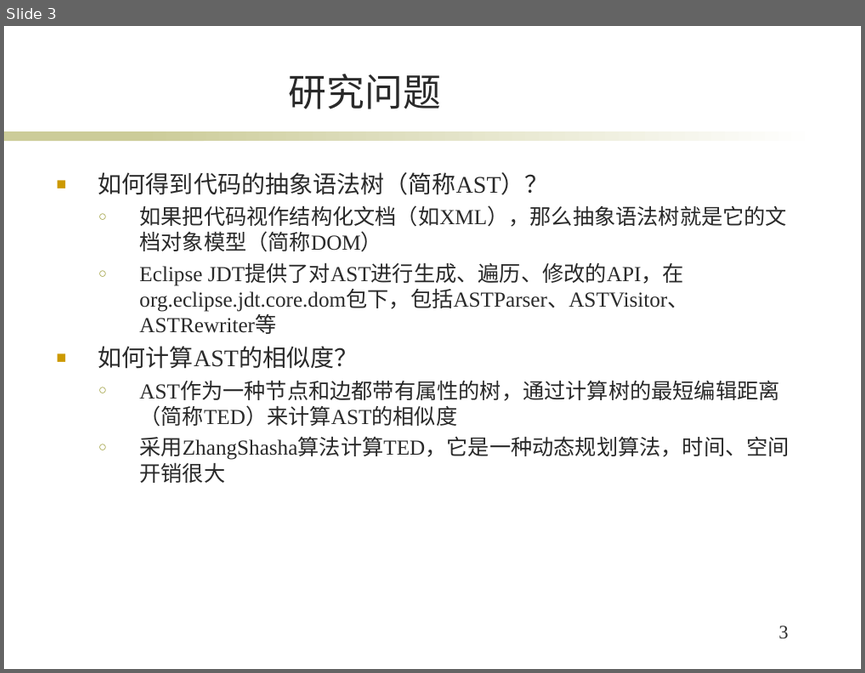
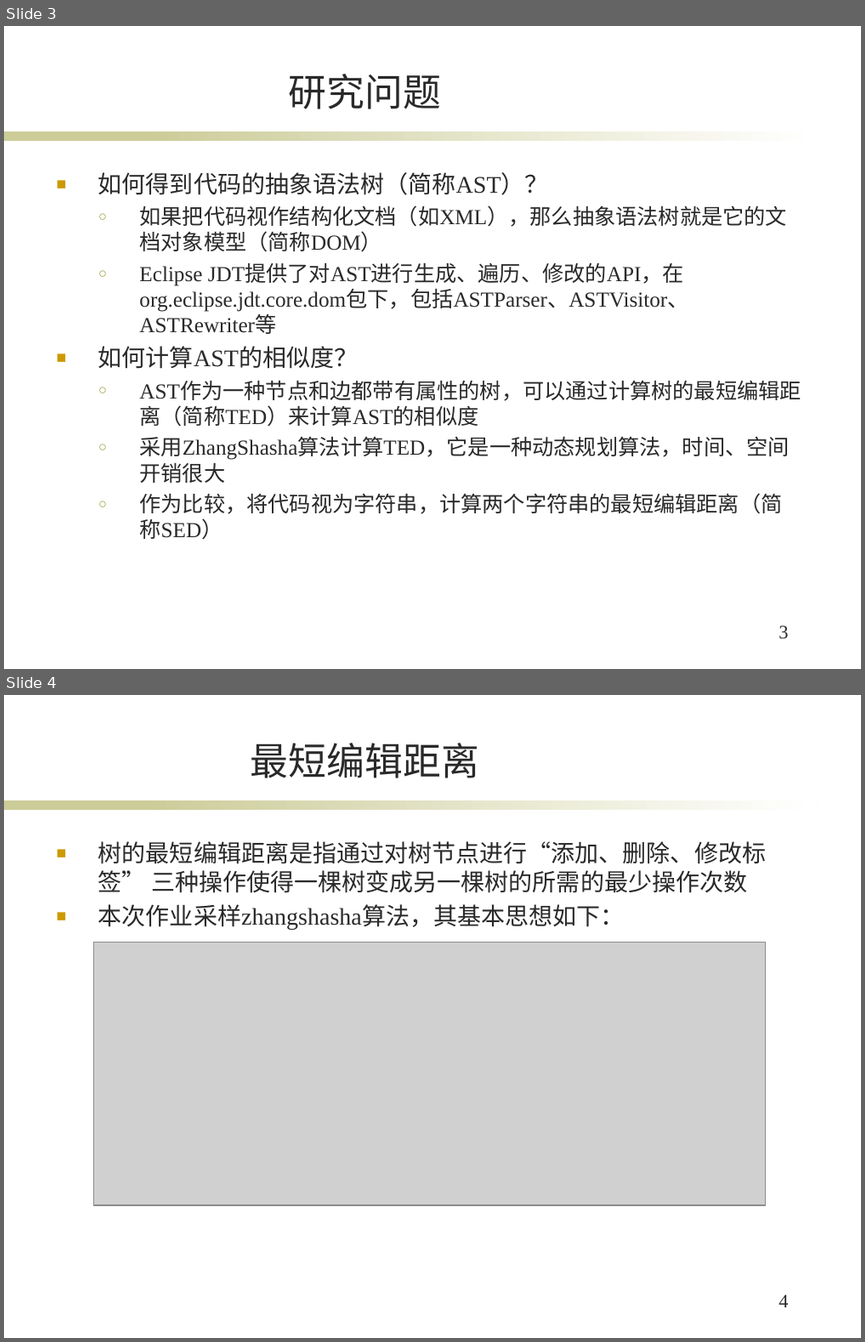
Before and after one commit to killxin/student-project, a slide deck: sat-ast-ted/实验报告.ppt. Shown one above the other, each under a label of ours: slide 3 before the commit, slides 3 and 4 after it. The pictures are 865x673 and 865x1342 pixels, drawn with LibreOffice and Linux fonts; fonts in the diff are those of the drawing; grey boxes stand for pictures; background and template pictures are left out. Boxes give left, top, right and bottom in pixels: in the first picture for what was removed or moved away, otherwise in the second. Text is boxed around its words. In the diff, an @@ line names an element or a change of style, - is before the commit and + after.

```diff
--- a/sat-ast-ted/实验报告.ppt
+++ b/sat-ast-ted/实验报告.ppt
@@ slide 4 added at [4,695,861,1338], background #FFFFFF; not listed: 2 template elements that a slide beside it also shows @@
@@ title added at [250,743,479,778], 32 pt, text #292929 @@
+最短编辑距离
@@ text added at [98,841,766,930], 20 pt, text #292929 @@
+■ 树的最短编辑距离是指通过对树节点进行“添加、删除、修改标签” 三种操作使得一棵树变成另一棵树的所需的最少操作次数
+■ 本次作业采样zhangshasha算法，其基本思想如下：
@@ picture added at [94,941,765,1205] @@
@@ page number added at [778,1294,788,1307], 16 pt, text #292929 @@
+4
@@ slide 3 changed as well @@
@@ text at [139,381,800,426]: text changed @@
-  ○ AST作为一种节点和边都带有属性的树，通过计算树的最短编辑距离（简称TED）来计算AST的相似度
+  ○ AST作为一种节点和边都带有属性的树，可以通过计算树的最短编辑距离（简称TED）来计算AST的相似度
@@ text at [139,493,782,539]: paragraph added @@
+  ○ 作为比较，将代码视为字符串，计算两个字符串的最短编辑距离（简称SED）
```
Also in this commit, not shown: 7 other slides changed, 1 other slide added, 6 other files.
